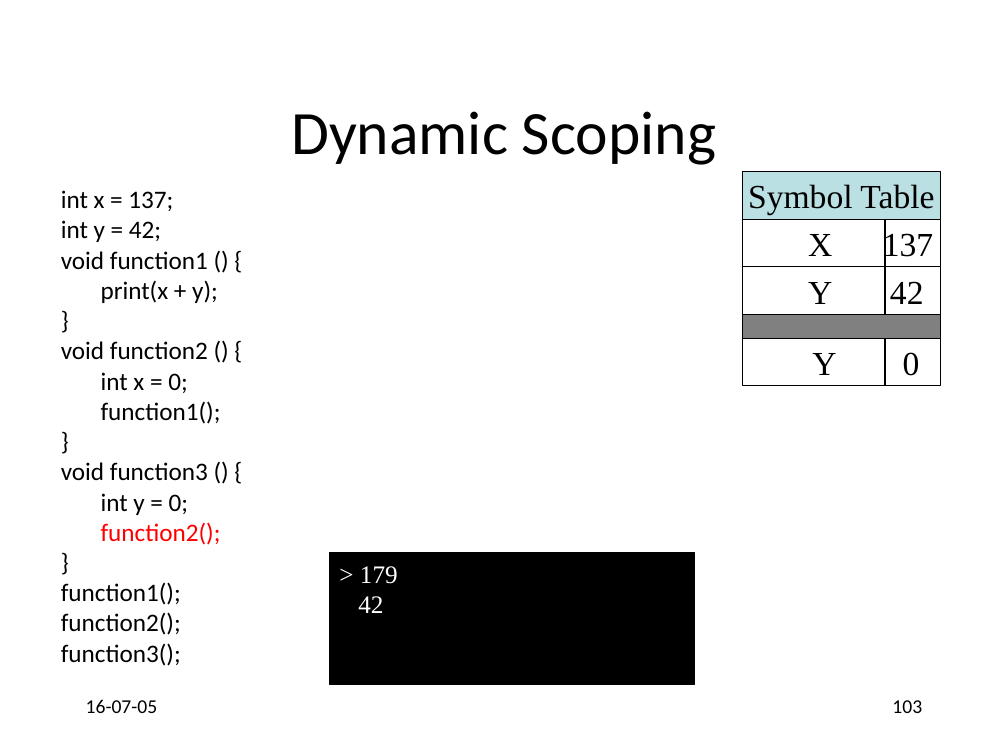
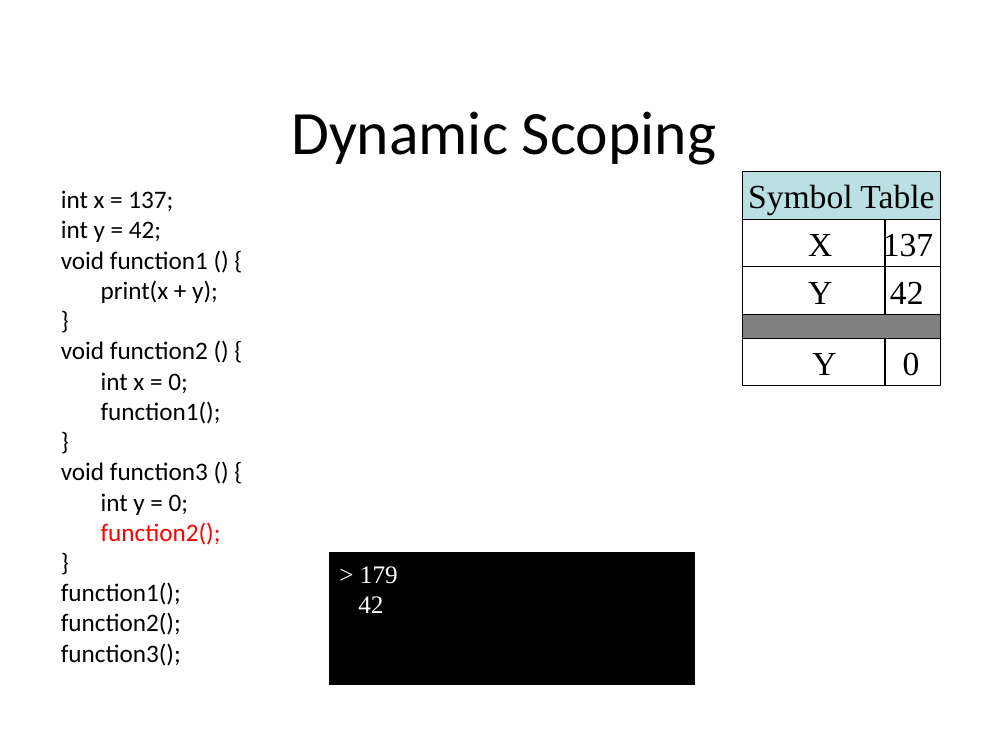
Before and after one commit to anoopsarkar/compilers-class, a slide deck: slide 103 of assets/ppt/codegen/semantics.pptx. Drawn at 1008x756 pixels with LibreOffice and Linux fonts; fonts in the diff are those of the drawing. Boxes give left, top, right and bottom in pixels: in the first picture for what was removed or moved away, otherwise in the second. Text is boxed around its words. In the diff, an @@ line names an element or a change of style, - is before the commit and + after.

```diff
--- a/assets/ppt/codegen/semantics.pptx
+++ b/assets/ppt/codegen/semantics.pptx
@@ text removed at bbox=[86, 699, 158, 713] @@
-16-07-05
@@ page number removed at bbox=[892, 700, 922, 713] @@
-103
```
Also in this commit, not shown: 112 other slides changed, 5 other files.
